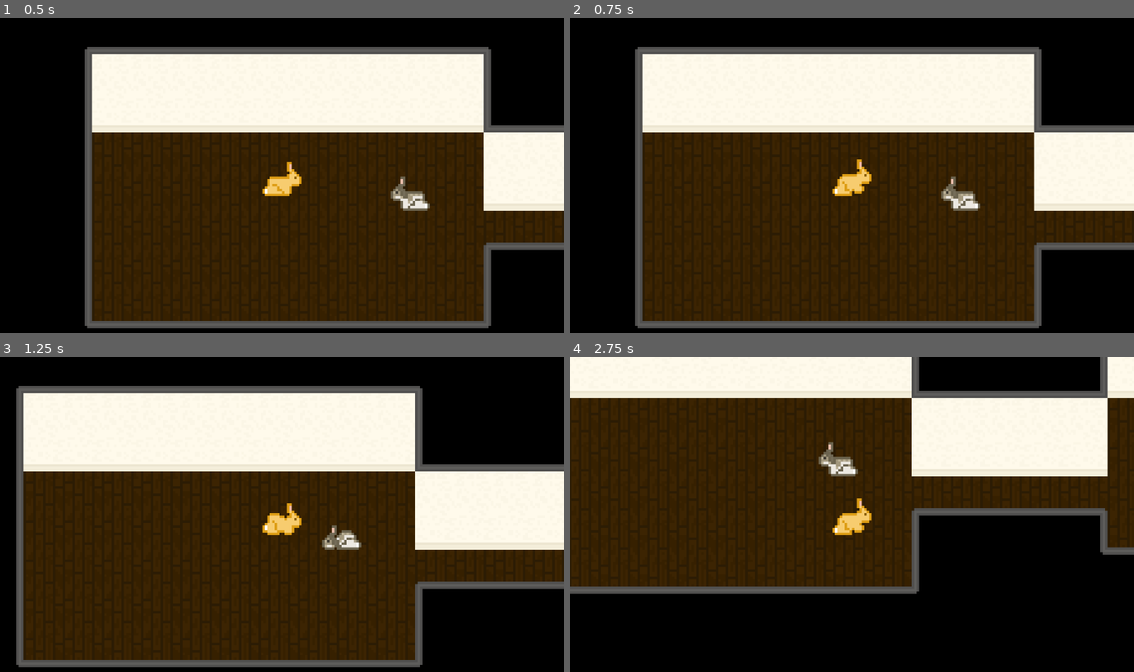
Above: before the commit, frames 1-4 (two rows, left to right).
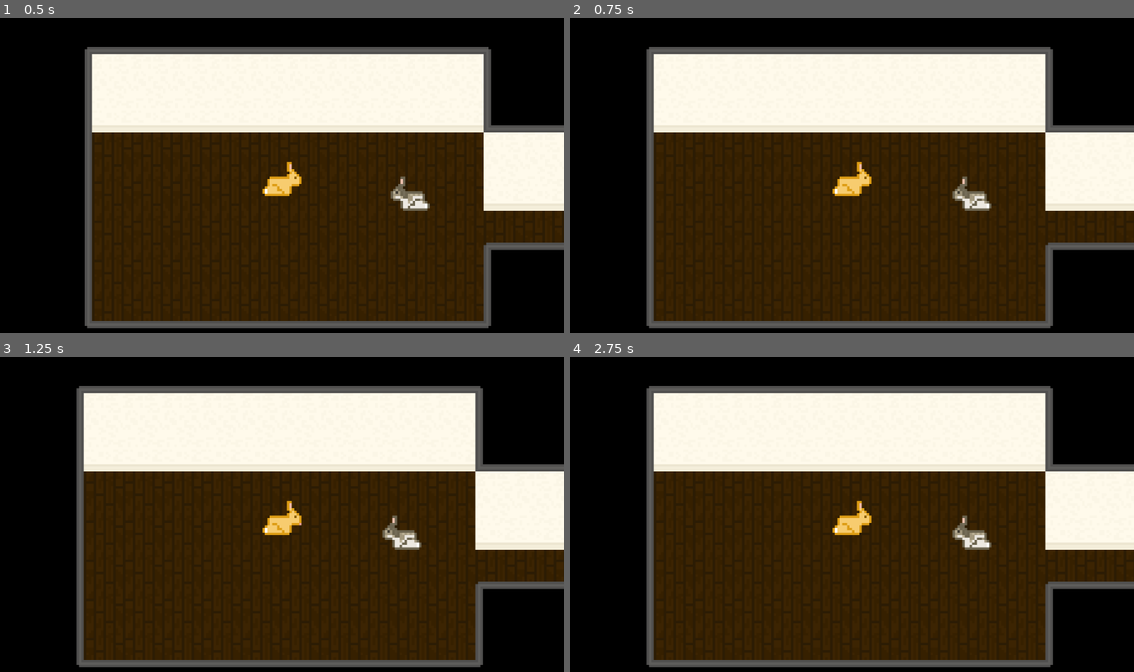
Above: after the commit, the same moments.

Repository: sarahlynnbradburn/BunnySimulator
Game: Godot game, scene res://world/world.tscn
Two runs of this game, one before a commit and one after it. Both use one fixed random seed, a clock stepped at 60 frames per second and the inputs below.
Inputs:
- Up to frame 1 (0.5 s): no input
- Up to frame 2 (0.75 s): tap Enter at 0.5 s; hold D (walk_right) from 0.53 s (still down); tap Space (groom, bound only after the commit) at 0.6 s
- Up to frame 3 (1.25 s): keep holding D (walk_right)
- Up to frame 4 (2.75 s): release D (walk_right) at 1.28 s; hold S (walk_down) 1.28-2.03 s; tap Space (groom, bound only after the commit) at 1.35, 2.1 s; hold D (walk_right) from 2.03 s (still down)

Frame 1 is identical in both runs. In frame 2, 5.9% of the frame differs, in the area x 11-86%, y 9-99%; in frame 3, 21%; in frame 4, 63%, in the area x 0-100%, y 0-99%.

Commit message:
groom action

Diff:
--- a/bunny-simulator/buttercup/Buttercup.tscn
+++ b/bunny-simulator/buttercup/Buttercup.tscn
@@ -3,6 +3,7 @@
 [ext_resource type="Texture2D" uid="uid://coqjl31h6ofxs" path="res://buttercup/Buttercup.png" id="1_1noge"]
 [ext_resource type="Script" uid="uid://bjihjvx7rwel3" path="res://buttercup/buttercup.gd" id="1_hkcea"]
 [ext_resource type="Script" uid="uid://dhmoa1v6r611v" path="res://buttercup/area_2d.gd" id="3_hkcea"]
+[ext_resource type="Script" uid="uid://cmmjotjn8jx7n" path="res://buttercup/interaction_area.gd" id="4_cmj2o"]
 
 [sub_resource type="Animation" id="Animation_1noge"]
 resource_name = "stand"
@@ -118,7 +119,10 @@
 node_connections = [&"output", 0, &"StateMachine"]
 
 [sub_resource type="RectangleShape2D" id="RectangleShape2D_gx15f"]
-size = Vector2(145, 96)
+size = Vector2(177, 138)
+
+[sub_resource type="RectangleShape2D" id="RectangleShape2D_hkcea"]
+size = Vector2(31, 34)
 
 [node name="Buttercup" type="CharacterBody2D" unique_id=1859081179]
 collision_layer = 4
@@ -141,13 +145,21 @@
 position = Vector2(0, 19.5)
 shape = SubResource("RectangleShape2D_1noge")
 
-[node name="Area2D" type="Area2D" parent="." unique_id=1267411403]
+[node name="DetectionArea" type="Area2D" parent="." unique_id=1267411403]
 collision_mask = 7
 script = ExtResource("3_hkcea")
 
-[node name="CollisionShape2D" type="CollisionShape2D" parent="Area2D" unique_id=1641739535]
-position = Vector2(-31.5, 22)
+[node name="CollisionShape2D" type="CollisionShape2D" parent="DetectionArea" unique_id=1641739535]
+position = Vector2(-47.5, 19)
 shape = SubResource("RectangleShape2D_gx15f")
 
-[connection signal="player_entered" from="Area2D" to="." method="_on_area_2d_player_entered"]
-[connection signal="player_exited" from="Area2D" to="." method="_on_area_2d_player_exited"]
+[node name="InteractionArea" type="Area2D" parent="." unique_id=1045319420]
+collision_mask = 7
+script = ExtResource("4_cmj2o")
+
+[node name="CollisionShape2D" type="CollisionShape2D" parent="InteractionArea" unique_id=2112760634]
+position = Vector2(-35.5, 12)
+shape = SubResource("RectangleShape2D_hkcea")
+
+[connection signal="player_entered" from="DetectionArea" to="." method="_on_area_2d_player_entered"]
+[connection signal="player_exited" from="DetectionArea" to="." method="_on_area_2d_player_exited"]
--- /dev/null
+++ b/bunny-simulator/buttercup/interaction_area.gd
@@ -0,0 +1,20 @@
+extends Area2D
+
+var player_in_zone: bool = false
+
+func _ready() -> void:
+	# 1. Bypasses the UI to connect the signal directly in code
+	self.body_entered.connect(_on_collision_object_entered)
+	self.body_exited.connect(_on_collision_object_exited)
+
+# 2. This function automatically runs the instant a physics body enters
+func _on_collision_object_entered(body: Node2D) -> void:
+	# 3. Prints the exact name of the node that just crossed into the area
+	if(body.name == "Player"):
+		print("Player entered interact zone! Node name: ", body.name)
+		player_in_zone = true
+
+func _on_collision_object_exited(body: Node2D) -> void:
+	if(body.name == "Player"):
+		print("Player exited interact zone! Node name: ", body.name)
+		player_in_zone = false
--- a/bunny-simulator/player/player.gd
+++ b/bunny-simulator/player/player.gd
@@ -9,8 +9,10 @@
 
 func _physics_process(delta: float) -> void:
 	var state = playback.get_current_node()
+
 	match state:
 		"MoveState": move_state(delta)
+		"groom_right ": pass
 
 func move_state(delta: float) -> void:
 	input_vector = Input.get_vector("walk_left", "walk_right", "walk_up", "walk_down")
@@ -21,6 +23,9 @@
 		var direction_vector: = Vector2(input_vector.x, -input_vector.y)
 
 		update_blend_positions(direction_vector)
+	if Input.is_action_just_pressed("groom"):
+		print("groom")
+		playback.travel("groom_right")
 
 	velocity = input_vector * SPEED
 	move_and_slide()
--- a/bunny-simulator/player/player.tscn
+++ b/bunny-simulator/player/player.tscn
@@ -5,6 +5,7 @@
 [ext_resource type="Texture2D" uid="uid://ct3qsjc0jbj3d" path="res://player/Mini walking bunny left.png" id="3_qjkh3"]
 [ext_resource type="Texture2D" uid="uid://mvfdg32ea8sp" path="res://player/Mini walking bunny down.png" id="4_g6k8r"]
 [ext_resource type="Texture2D" uid="uid://cffrvn40f4glb" path="res://player/Bunny walking up.png" id="5_boad6"]
+[ext_resource type="Texture2D" uid="uid://bn0nrkc3splre" path="res://player/Groom.png" id="6_g6k8r"]
 
 [sub_resource type="Animation" id="Animation_qjkh3"]
 length = 0.001
@@ -127,6 +128,131 @@
 "transitions": PackedFloat32Array(1),
 "update": 1,
 "values": [false]
+}
+tracks/10/type = "value"
+tracks/10/imported = false
+tracks/10/enabled = true
+tracks/10/path = NodePath("GroomSprite:frame")
+tracks/10/interp = 1
+tracks/10/loop_wrap = true
+tracks/10/keys = {
+"times": PackedFloat32Array(0),
+"transitions": PackedFloat32Array(1),
+"update": 1,
+"values": [0]
+}
+tracks/11/type = "value"
+tracks/11/imported = false
+tracks/11/enabled = true
+tracks/11/path = NodePath("GroomSprite:visible")
+tracks/11/interp = 1
+tracks/11/loop_wrap = true
+tracks/11/keys = {
+"times": PackedFloat32Array(0),
+"transitions": PackedFloat32Array(1),
+"update": 1,
+"values": [true]
+}
+
+[sub_resource type="Animation" id="Animation_kb6p2"]
+resource_name = "groom_right"
+length = 3.67
+step = 0.3333
+tracks/0/type = "value"
+tracks/0/imported = false
+tracks/0/enabled = true
+tracks/0/path = NodePath("GroomSprite:frame")
+tracks/0/interp = 1
+tracks/0/loop_wrap = true
+tracks/0/keys = {
+"times": PackedFloat32Array(0, 0.33333334, 0.6666667, 1, 1.3333334, 1.6666667, 2, 2.3333335, 2.6666667, 3, 3.3333335),
+"transitions": PackedFloat32Array(1, 1, 1, 1, 1, 1, 1, 1, 1, 1, 1),
+"update": 1,
+"values": [0, 1, 0, 1, 0, 1, 0, 1, 0, 1, 0]
+}
+tracks/1/type = "value"
+tracks/1/imported = false
+tracks/1/enabled = true
+tracks/1/path = NodePath("WalkingRightSprite:visible")
+tracks/1/interp = 1
+tracks/1/loop_wrap = true
+tracks/1/keys = {
+"times": PackedFloat32Array(0),
+"transitions": PackedFloat32Array(1),
+"update": 1,
+"values": [false]
+}
+tracks/2/type = "value"
+tracks/2/imported = false
+tracks/2/enabled = true
+tracks/2/path = NodePath("WalkingLeftSprite:visible")
+tracks/2/interp = 1
+tracks/2/loop_wrap = true
+tracks/2/keys = {
+"times": PackedFloat32Array(0),
+"transitions": PackedFloat32Array(1),
+"update": 1,
+"values": [false]
+}
+tracks/3/type = "value"
+tracks/3/imported = false
+tracks/3/enabled = true
+tracks/3/path = NodePath("WalkingDownSprite:visible")
+tracks/3/interp = 1
+tracks/3/loop_wrap = true
+tracks/3/keys = {
+"times": PackedFloat32Array(0),
+"transitions": PackedFloat32Array(1),
+"update": 1,
+"values": [false]
+}
+tracks/4/type = "value"
+tracks/4/imported = false
+tracks/4/enabled = true
+tracks/4/path = NodePath("WalkingUpSprite:visible")
+tracks/4/interp = 1
+tracks/4/loop_wrap = true
+tracks/4/keys = {
+"times": PackedFloat32Array(0),
+"transitions": PackedFloat32Array(1),
+"update": 1,
+"values": [false]
+}
+tracks/5/type = "value"
+tracks/5/imported = false
+tracks/5/enabled = true
+tracks/5/path = NodePath("sideways_collision:disabled")
+tracks/5/interp = 1
+tracks/5/loop_wrap = true
+tracks/5/keys = {
+"times": PackedFloat32Array(0),
+"transitions": PackedFloat32Array(1),
+"update": 1,
+"values": [false]
+}
+tracks/6/type = "value"
+tracks/6/imported = false
+tracks/6/enabled = true
+tracks/6/path = NodePath("up_and_down_collision:disabled")
+tracks/6/interp = 1
+tracks/6/loop_wrap = true
+tracks/6/keys = {
+"times": PackedFloat32Array(0),
+"transitions": PackedFloat32Array(1),
+"update": 1,
+"values": [false]
+}
+tracks/7/type = "value"
+tracks/7/imported = false
+tracks/7/enabled = true
+tracks/7/path = NodePath("GroomSprite:visible")
+tracks/7/interp = 1
+tracks/7/loop_wrap = true
+tracks/7/keys = {
+"times": PackedFloat32Array(0),
+"transitions": PackedFloat32Array(1),
+"update": 1,
+"values": [true]
 }
 
 [sub_resource type="Animation" id="Animation_2ieo8"]
@@ -215,6 +341,18 @@
 "update": 1,
 "values": [false]
 }
+tracks/7/type = "value"
+tracks/7/imported = false
+tracks/7/enabled = true
+tracks/7/path = NodePath("GroomSprite:visible")
+tracks/7/interp = 1
+tracks/7/loop_wrap = true
+tracks/7/keys = {
+"times": PackedFloat32Array(0),
+"transitions": PackedFloat32Array(1),
+"update": 1,
+"values": [false]
+}
 
 [sub_resource type="Animation" id="Animation_hg6s5"]
 resource_name = "stand_left"
@@ -292,7 +430,7 @@
 }
 tracks/6/type = "value"
 tracks/6/imported = false
-tracks/6/enabled = true
+tracks/6/enabled = false
 tracks/6/path = NodePath("up_and_down_collision:disabled")
 tracks/6/interp = 1
 tracks/6/loop_wrap = true
@@ -301,6 +439,18 @@
 "transitions": PackedFloat32Array(1),
 "update": 1,
 "values": [true]
+}
+tracks/7/type = "value"
+tracks/7/imported = false
+tracks/7/enabled = true
+tracks/7/path = NodePath("GroomSprite:visible")
+tracks/7/interp = 1
+tracks/7/loop_wrap = true
+tracks/7/keys = {
+"times": PackedFloat32Array(0),
+"transitions": PackedFloat32Array(1),
+"update": 1,
+"values": [false]
 }
 
 [sub_resource type="Animation" id="Animation_g6k8r"]
@@ -379,7 +529,7 @@
 }
 tracks/6/type = "value"
 tracks/6/imported = false
-tracks/6/enabled = true
+tracks/6/enabled = false
 tracks/6/path = NodePath("up_and_down_collision:disabled")
 tracks/6/interp = 1
 tracks/6/loop_wrap = true
@@ -388,6 +538,18 @@
 "transitions": PackedFloat32Array(1),
 "update": 1,
 "values": [true]
+}
+tracks/7/type = "value"
+tracks/7/imported = false
+tracks/7/enabled = true
+tracks/7/path = NodePath("GroomSprite:visible")
+tracks/7/interp = 1
+tracks/7/loop_wrap = true
+tracks/7/keys = {
+"times": PackedFloat32Array(0),
+"transitions": PackedFloat32Array(1),
+"update": 1,
+"values": [false]
 }
 
 [sub_resource type="Animation" id="Animation_ebec5"]
@@ -475,6 +637,18 @@
 "transitions": PackedFloat32Array(1),
 "update": 1,
 "values": [true]
+}
+tracks/7/type = "value"
+tracks/7/imported = false
+tracks/7/enabled = true
+tracks/7/path = NodePath("GroomSprite:visible")
+tracks/7/interp = 1
+tracks/7/loop_wrap = true
+tracks/7/keys = {
+"times": PackedFloat32Array(0),
+"transitions": PackedFloat32Array(1),
+"update": 1,
+"values": [false]
 }
 
 [sub_resource type="Animation" id="Animation_yllr7"]
@@ -565,6 +739,18 @@
 "update": 1,
 "values": [true]
 }
+tracks/7/type = "value"
+tracks/7/imported = false
+tracks/7/enabled = true
+tracks/7/path = NodePath("GroomSprite:visible")
+tracks/7/interp = 1
+tracks/7/loop_wrap = true
+tracks/7/keys = {
+"times": PackedFloat32Array(0),
+"transitions": PackedFloat32Array(1),
+"update": 1,
+"values": [false]
+}
 
 [sub_resource type="Animation" id="Animation_rgyib"]
 resource_name = "walk_left"
@@ -644,7 +830,7 @@
 }
 tracks/6/type = "value"
 tracks/6/imported = false
-tracks/6/enabled = true
+tracks/6/enabled = false
 tracks/6/path = NodePath("up_and_down_collision:disabled")
 tracks/6/interp = 1
 tracks/6/loop_wrap = true
@@ -653,6 +839,18 @@
 "transitions": PackedFloat32Array(1),
 "update": 1,
 "values": [true]
+}
+tracks/7/type = "value"
+tracks/7/imported = false
+tracks/7/enabled = true
+tracks/7/path = NodePath("GroomSprite:visible")
+tracks/7/interp = 1
+tracks/7/loop_wrap = true
+tracks/7/keys = {
+"times": PackedFloat32Array(0),
+"transitions": PackedFloat32Array(1),
+"update": 1,
+"values": [false]
 }
 
 [sub_resource type="Animation" id="Animation_boad6"]
@@ -733,11 +931,23 @@
 }
 tracks/6/type = "value"
 tracks/6/imported = false
-tracks/6/enabled = true
+tracks/6/enabled = false
 tracks/6/path = NodePath("sideways_collision:disabled")
 tracks/6/interp = 1
 tracks/6/loop_wrap = true
 tracks/6/keys = {
+"times": PackedFloat32Array(0),
+"transitions": PackedFloat32Array(1),
+"update": 1,
+"values": [false]
+}
+tracks/7/type = "value"
+tracks/7/imported = false
+tracks/7/enabled = true
+tracks/7/path = NodePath("GroomSprite:visible")
+tracks/7/interp = 1
+tracks/7/loop_wrap = true
+tracks/7/keys = {
 "times": PackedFloat32Array(0),
 "transitions": PackedFloat32Array(1),
 "update": 1,
@@ -832,10 +1042,23 @@
 "update": 1,
 "values": [true]
 }
+tracks/7/type = "value"
+tracks/7/imported = false
+tracks/7/enabled = true
+tracks/7/path = NodePath("GroomSprite:visible")
+tracks/7/interp = 1
+tracks/7/loop_wrap = true
+tracks/7/keys = {
+"times": PackedFloat32Array(0),
+"transitions": PackedFloat32Array(1),
+"update": 1,
+"values": [false]
+}
 
 [sub_resource type="AnimationLibrary" id="AnimationLibrary_rgyib"]
 _data = {
 &"RESET": SubResource("Animation_qjkh3"),
+&"groom_right": SubResource("Animation_kb6p2"),
 &"stand_down": SubResource("Animation_2ieo8"),
 &"stand_left": SubResource("Animation_hg6s5"),
 &"stand_right": SubResource("Animation_g6k8r"),
@@ -909,17 +1132,29 @@
 states/WalkState/position = Vector2(401, 190)
 transitions = ["Start", "StandState", SubResource("AnimationNodeStateMachineTransition_qjkh3"), "StandState", "WalkState", SubResource("AnimationNodeStateMachineTransition_g6k8r"), "WalkState", "StandState", SubResource("AnimationNodeStateMachineTransition_boad6")]
 
+[sub_resource type="AnimationNodeAnimation" id="AnimationNodeAnimation_yllr7"]
+animation = &"groom_right"
+
 [sub_resource type="AnimationNodeStateMachineTransition" id="AnimationNodeStateMachineTransition_rgyib"]
 advance_mode = 2
 
+[sub_resource type="AnimationNodeStateMachineTransition" id="AnimationNodeStateMachineTransition_wodsf"]
+switch_mode = 2
+advance_mode = 2
+
+[sub_resource type="AnimationNodeStateMachineTransition" id="AnimationNodeStateMachineTransition_hg6s5"]
+
 [sub_resource type="AnimationNodeStateMachine" id="AnimationNodeStateMachine_c35mf"]
 states/MoveState/node = SubResource("AnimationNodeStateMachine_8t03j")
-states/MoveState/position = Vector2(550, 100)
+states/MoveState/position = Vector2(550.78986, 100)
 states/Start/position = Vector2(181, 100)
-transitions = ["Start", "MoveState", SubResource("AnimationNodeStateMachineTransition_rgyib")]
+states/groom_right/node = SubResource("AnimationNodeAnimation_yllr7")
+states/groom_right/position = Vector2(551.1848, 214)
+transitions = ["Start", "MoveState", SubResource("AnimationNodeStateMachineTransition_rgyib"), "groom_right", "MoveState", SubResource("AnimationNodeStateMachineTransition_wodsf"), "MoveState", "groom_right", SubResource("AnimationNodeStateMachineTransition_hg6s5")]
+graph_offset = Vector2(232.22122, 0)
 
 [sub_resource type="AnimationNodeBlendTree" id="AnimationNodeBlendTree_65viv"]
-graph_offset = Vector2(-118.634, -29.216917)
+graph_offset = Vector2(-295.62674, 77.00006)
 nodes/output/position = Vector2(500, 60)
 nodes/StateMachine/node = SubResource("AnimationNodeStateMachine_c35mf")
 nodes/StateMachine/position = Vector2(-36.636894, 62.233738)
@@ -975,3 +1210,7 @@
 [node name="up_and_down_collision" type="CollisionShape2D" parent="." unique_id=1801623424]
 position = Vector2(-2, 21)
 shape = SubResource("RectangleShape2D_g6k8r")
+
+[node name="GroomSprite" type="Sprite2D" parent="." unique_id=1540502516]
+texture = ExtResource("6_g6k8r")
+hframes = 2
--- a/bunny-simulator/project.godot
+++ b/bunny-simulator/project.godot
@@ -49,6 +49,11 @@
 , Object(InputEventKey,"resource_local_to_scene":false,"resource_name":"","device":-1,"window_id":0,"alt_pressed":false …(186 unchanged characters)…
 ]
 }
+groom={
+"deadzone": 0.2,
+"events": [Object(InputEventKey,"resource_local_to_scene":false,"resource_name":"","device":-1,"window_id":0,"alt_pressed":false,"shift_pressed":false,"ctrl_pressed":false,"meta_pressed":false,"pressed":false,"keycode":0,"physical_keycode":32,"key_label":0,"unicode":32,"location":0,"echo":false,"script":null)
+]
+}
 
 [layer_names]
 
Not shown, added: bunny-simulator/buttercup/interaction_area.gd.uid
Binary file added: bunny-simulator/player/Groom.png
Not shown, added: bunny-simulator/player/Groom.png.import
